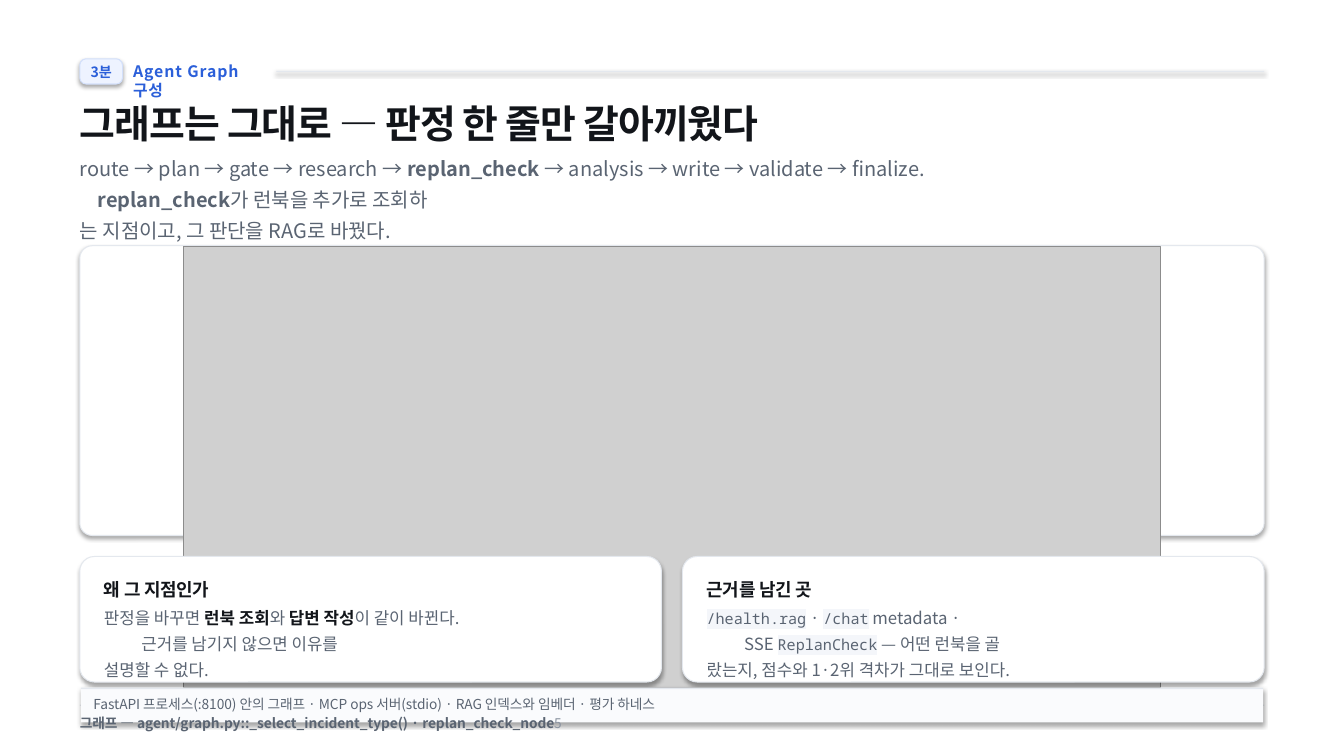
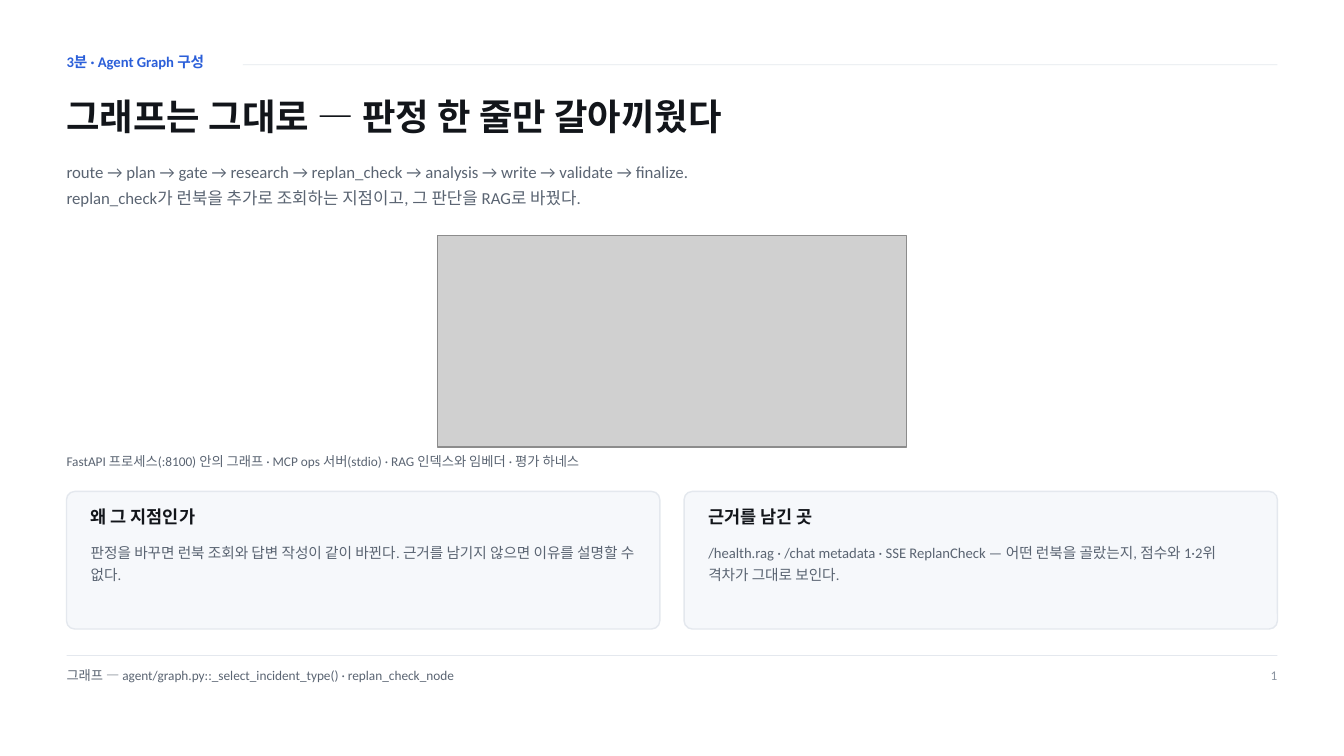
Before and after one commit to pigpgw/skala-ai-service-mini, a slide deck: slide 5 of doc/reports/presentation.pptx. Drawn at 1344x756 pixels with LibreOffice and Linux fonts; fonts in the diff are those of the drawing; grey boxes stand for pictures. Boxes give left, top, right and bottom in pixels: in the first picture for what was removed or moved away, otherwise in the second. Text is boxed around its words. In the diff, an @@ line names an element or a change of style, - is before the commit and + after.

Commit message:
fix(deck): PPTX를 네이티브 생성으로 교체 + 보고서 이미지 겹침 수정
PPT가 PowerPoint에서 깨져 보인 원인(실제 PowerPoint 렌더로 확인)을 잡았다.
- HTML→DOM 추출 방식(html2pptx 스킬)은 <pre> 코드블록을 통째로 버리고
  리스트 줄이 겹쳤다. → 슬라이드 정의(deck_content.py)에서 PPTX를 직접 그리도록 교체
- 슬라이드 정의를 한 곳에 모아 HTML 덱과 PPTX가 같은 내용을 쓰게 했다
  (doc/tools/{deck_content,build_deck,build_pptx_native}.py)

추가로 고친 것
- PPTX: 코드블록 복원·정렬(가운데 정렬)·카드 높이 자동 계산·푸터 침범 경고·이미지 높이 자동 조절
- 보고서: 이미지를 블록 요소로 바꿔 문단과 겹치던 문제 해결, 인라인 코드 줄높이 정리,
  본문 폭 확대, SSE 근거는 읽히는 크기의 크롭 이미지(06)로 교체
- doc/tools/render_pptx_check.sh — PPTX를 실제 PowerPoint로 열어 PNG로 검증(눈으로 확인하는 루프)
- doc/tools/build_sse_zoom.py — SSE 원본 → 발표용 근거 캡처 생성

검증: PowerPoint 렌더로 8장 전부 확인(코드·차트·캡처 정상) · PPTX 경계 초과 0 ·
HTML 덱 8/8 경계 내 · 보고서 11쪽 · 테스트 65개 · 수치 일치 15/15

```diff
--- a/doc/reports/presentation.pptx
+++ b/doc/reports/presentation.pptx
@@ text at [67, 54, 204, 70]: text changed; size 11.2 to 10.5 pt; font Noto Sans CJK KR to Calibri @@
-Agent Graph 구성
+3분 · Agent Graph 구성
@@ rounded rectangle removed at [80, 58, 122, 84] @@
-3분
@@ text "그래프는 그대로 — 판정 한 ...": place and size @@
-text "그래프는 그대로 — 판정 한 ..." at [80, 105, 758, 142]
+text "그래프는 그대로 — 판정 한 ..." at [67, 99, 721, 134]
@@ text "그래프는 그대로 — 판정 한 ..." at [67, 99, 721, 134]: size 27.7 to 26 pt, font Noto Sans CJK KR to Calibri, letter spacing -0.6 to 0 pt; line spacing 33.9pt to 1.12 @@
@@ rectangle: place and size @@
-rectangle at [276, 71, 1264, 72]
+rectangle at [243, 65, 1277, 66]
@@ rectangle at [243, 65, 1277, 66]: shadow off @@
@@ text at [67, 166, 688, 207]: text changed; size 14.2 to 12 pt; font Noto Sans CJK KR to Calibri @@
-route → plan → gate → research → replan_check → analysis → write → validate → finalize.
-replan_check가 런북을 추가로 조회하
-는 지점이고, 그 판단을 RAG로 바꿨다.
+route → plan → gate → research → replan_check → analysis → write → validate → finalize.
+replan_check가 런북을 추가로 조회하는 지점이고, 그 판단을 RAG로 바꿨다.
@@ picture: place and size @@
-picture at [184, 247, 1162, 689]
+picture at [438, 236, 906, 448]
@@ rectangle added at [438, 236, 906, 448], outline #E4E8EE 1 pt @@
@@ rounded rectangle removed at [80, 246, 1264, 536] @@
@@ text "FastAPI 프로세스(:8100) 안의 그래프 · ...": place and size @@
-text "FastAPI 프로세스(:8100) 안의 그래프 · ..." at [93, 697, 655, 712]
+text "FastAPI 프로세스(:8100) 안의 그래프 · ..." at [67, 455, 580, 468]
@@ text "FastAPI 프로세스(:8100) 안의 그래프 · ..." at [67, 455, 580, 468]: size 9.7 to 9.5 pt, font Noto Sans CJK KR to Calibri @@
@@ rounded rectangle: place and size @@
-rounded rectangle at [683, 557, 1264, 683]
+rounded rectangle at [67, 492, 660, 629]
@@ rounded rectangle at [67, 492, 660, 629]: fill #FFFFFF to #F6F8FB; outline #E4E8EE 0.75 pt to #E4E8EE 1 pt; shadow off; proportions changed @@
@@ text "왜 그 지점인가" at [91, 508, 195, 525]: size 12.7 to 12.5 pt, font Noto Sans CJK KR to Calibri, letter spacing -0.1 to 0 pt @@
@@ text "왜 그 지점인가": place and size @@
-text "왜 그 지점인가" at [104, 581, 209, 598]
+text "왜 그 지점인가" at [91, 508, 195, 525]
@@ rounded rectangle added at [685, 492, 1278, 629], fill #F6F8FB, outline #E4E8EE 1 pt @@
@@ text "근거를 남긴 곳": place and size @@
-text "근거를 남긴 곳" at [707, 581, 813, 598]
+text "근거를 남긴 곳" at [708, 508, 813, 525]
@@ text "근거를 남긴 곳" at [708, 508, 813, 525]: size 12.7 to 12.5 pt, font Noto Sans CJK KR to Calibri, letter spacing -0.1 to 0 pt @@
@@ rounded rectangle removed at [80, 557, 661, 683] @@
@@ text at [91, 545, 635, 581]: text changed; size 12 to 10.5 pt; font Noto Sans CJK KR to Calibri @@
-판정을 바꾸면 런북 조회와 답변 작성이 같이 바뀐다.
-근거를 남기지 않으면 이유를
-설명할 수 없다.
+판정을 바꾸면 런북 조회와 답변 작성이 같이 바뀐다. 근거를 남기지 않으면 이유를 설명할 수 없다.
@@ text at [708, 546, 1216, 581]: text changed; size 12 to 10.5 pt; font Noto Sans CJK KR to Calibri @@
-/health.rag · /chat metadata ·
-SSE ReplanCheck — 어떤 런북을 골
-랐는지, 점수와 1·2위 격차가 그대로 보인다.
+/health.rag · /chat metadata · SSE ReplanCheck — 어떤 런북을 골랐는지, 점수와 1·2위 격차가 그대로 보인다.
@@ rectangle: place and size @@
-rectangle at [81, 688, 1263, 689]
+rectangle at [67, 655, 1277, 656]
@@ text at [67, 669, 454, 683]: text changed; size 9.7 to 9.5 pt; font Noto Sans CJK KR to Calibri; bold off @@
-그래프 — agent/graph.py::_select_incident_type() · replan_check_node5
+그래프 — agent/graph.py::_select_incident_type() · replan_check_node
@@ rectangle removed at [81, 688, 1263, 722] @@
@@ text added at [1271, 671, 1278, 680], 9.5 pt, text #8A93A0 @@
+1
@@ rectangle removed at [80, 705, 1264, 706] @@
```
Also in this commit, not shown: 7 other slides changed, 12 other files.
